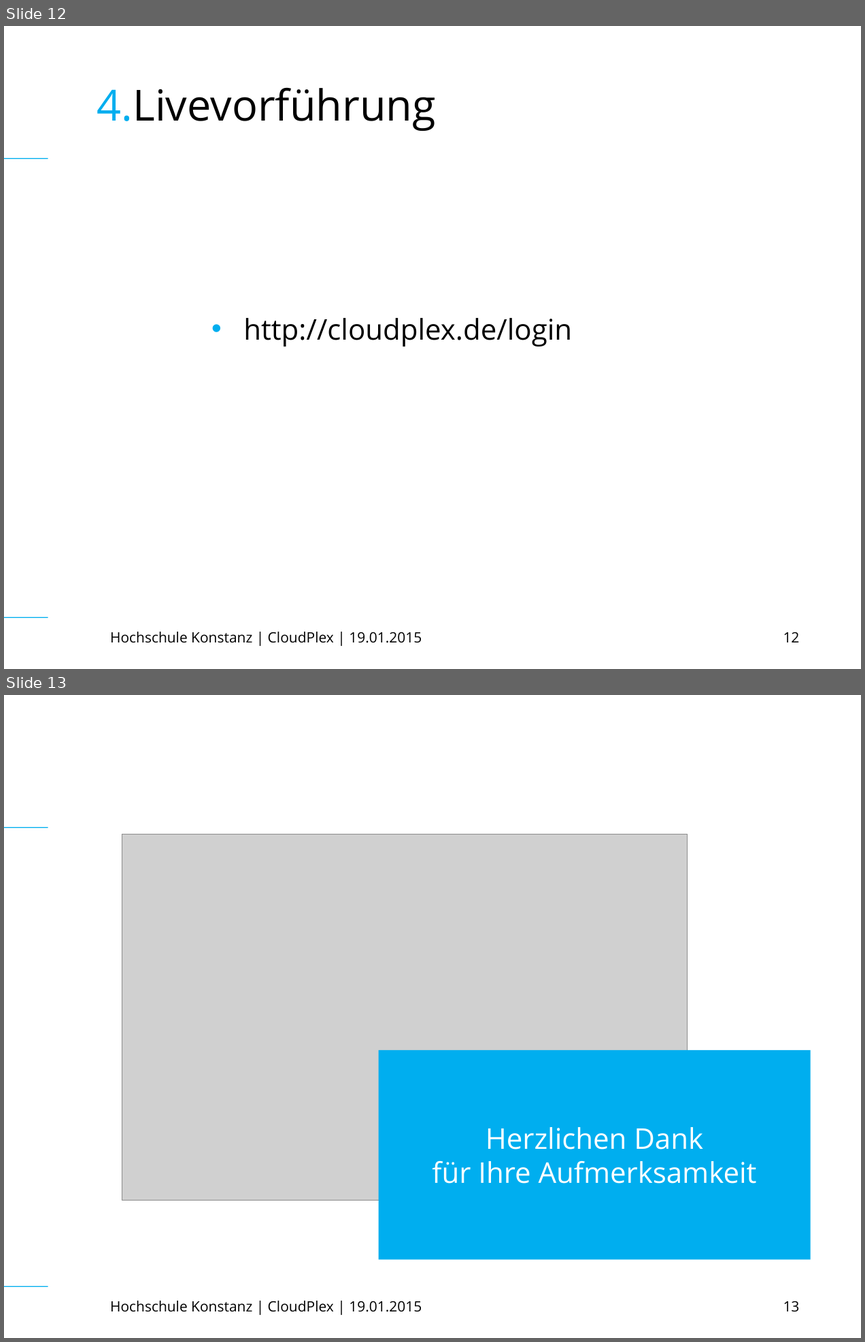
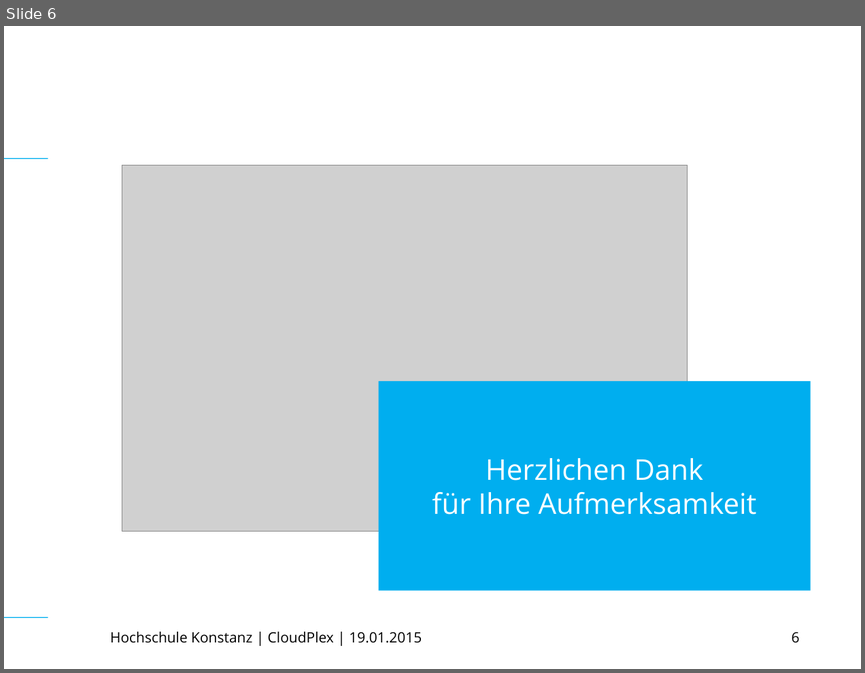
Before and after one commit to TuemmlerKon/web-tech, a slide deck: praesentation/WebTech (Final).ppt. Shown one above the other, each under a label of ours: slides 12 and 13 before the commit, slide 6 after it. The pictures are 865x1342 and 865x673 pixels, drawn with LibreOffice and Linux fonts; fonts in the diff are those of the drawing; grey boxes stand for pictures. Boxes give left, top, right and bottom in pixels: in the first picture for what was removed or moved away, otherwise in the second. Text is boxed around its words. In the diff, an @@ line names an element or a change of style, - is before the commit and + after.

```diff
--- a/praesentation/WebTech (Final).ppt
+++ b/praesentation/WebTech (Final).ppt
@@ slide 12 removed at <box>4,26,861,669</box>, background #FFFFFF; not listed: 2 template elements that a slide beside it also shows @@
@@ title removed at <box>97,87,436,131</box> @@
-4.Livevorführung
@@ text removed at <box>243,318,572,346</box> @@
-• http://cloudplex.de/login
@@ text removed at <box>110,631,422,643</box> @@
-Hochschule Konstanz | CloudPlex | 19.01.2015
@@ page number removed at <box>783,632,800,642</box> @@
-12
@@ what was slide 13 is now slide 6 @@
@@ page number at <box>791,631,800,643</box>: text changed @@
-13
+6
```
Also in this commit, not shown: 4 slides changed, 1 slide added, 7 other slides removed.
